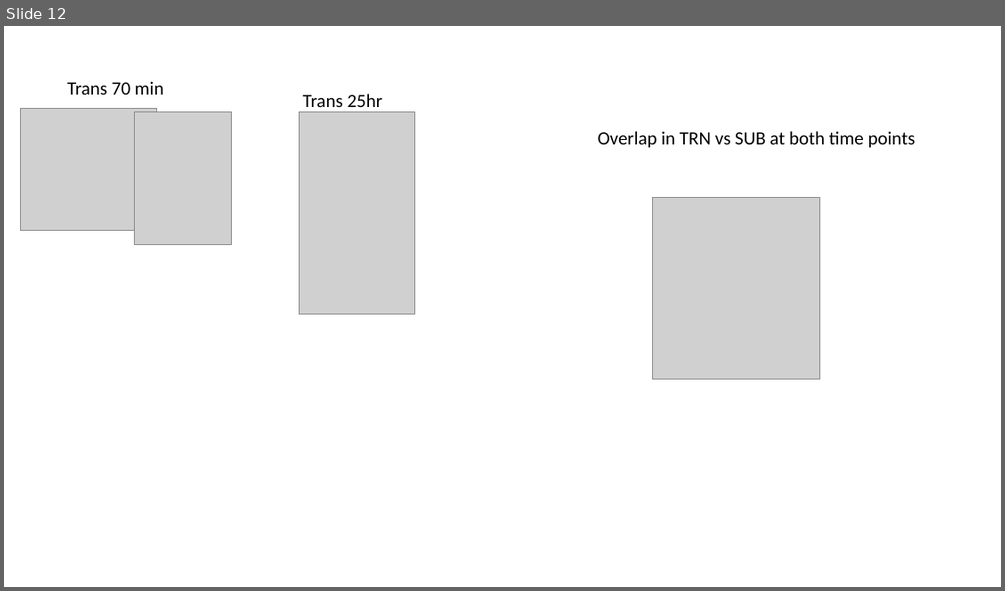
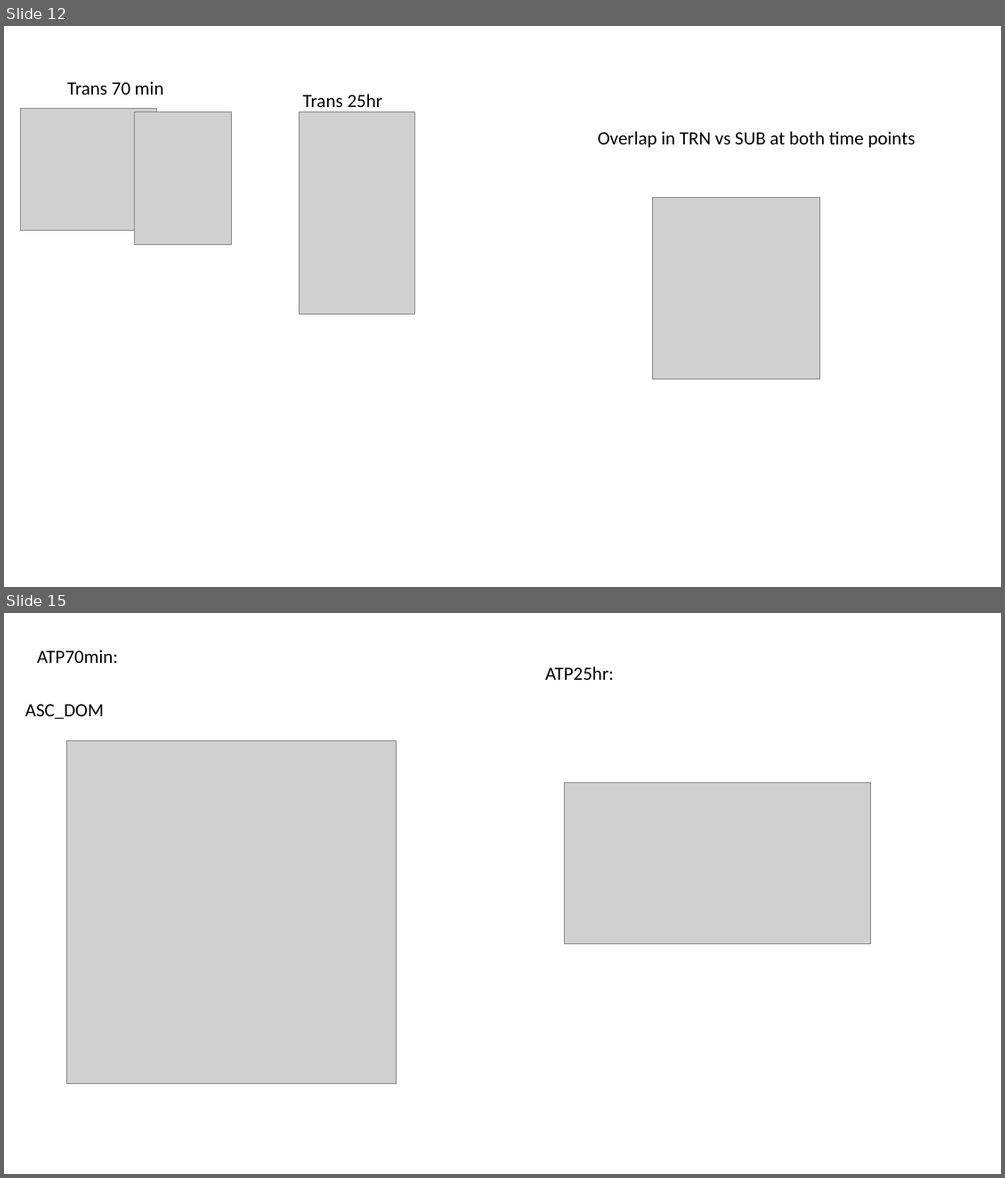
Before and after one commit to ty14/Transition25hr_Manuscript, a slide deck: manuscript/manuscript_figures/mPFC_manuscript_figures.pptx. Shown one above the other, each under a label of ours: slide 12 before the commit, slides 12 and 15 after it; the slides between them are not shown. The pictures are 1005x591 and 1005x1178 pixels, drawn with LibreOffice and Linux fonts; fonts in the diff are those of the drawing; grey boxes stand for pictures. Boxes give left, top, right and bottom in pixels: in the first picture for what was removed or moved away, otherwise in the second. Text is boxed around its words. In the diff, an @@ line names an element or a change of style, - is before the commit and + after.

```diff
--- a/manuscript/manuscript_figures/mPFC_manuscript_figures.pptx
+++ b/manuscript/manuscript_figures/mPFC_manuscript_figures.pptx
@@ slide 15 added at (x1=4, y1=613, x2=1001, y2=1174), background #FFFFFF @@
@@ text added at (x1=37, y1=649, x2=118, y2=663), 18 pt, text #000000 @@
+ATP70min:
@@ text added at (x1=545, y1=666, x2=614, y2=680), 18 pt, text #000000 @@
+ATP25hr:
@@ text added at (x1=25, y1=704, x2=104, y2=719), 18 pt, text #000000 @@
+ASC_DOM
@@ picture added at (x1=67, y1=741, x2=396, y2=1083) @@
@@ picture added at (x1=564, y1=782, x2=871, y2=943) @@
```
Also in this commit, not shown: 11 other slides added, 11 other files.
